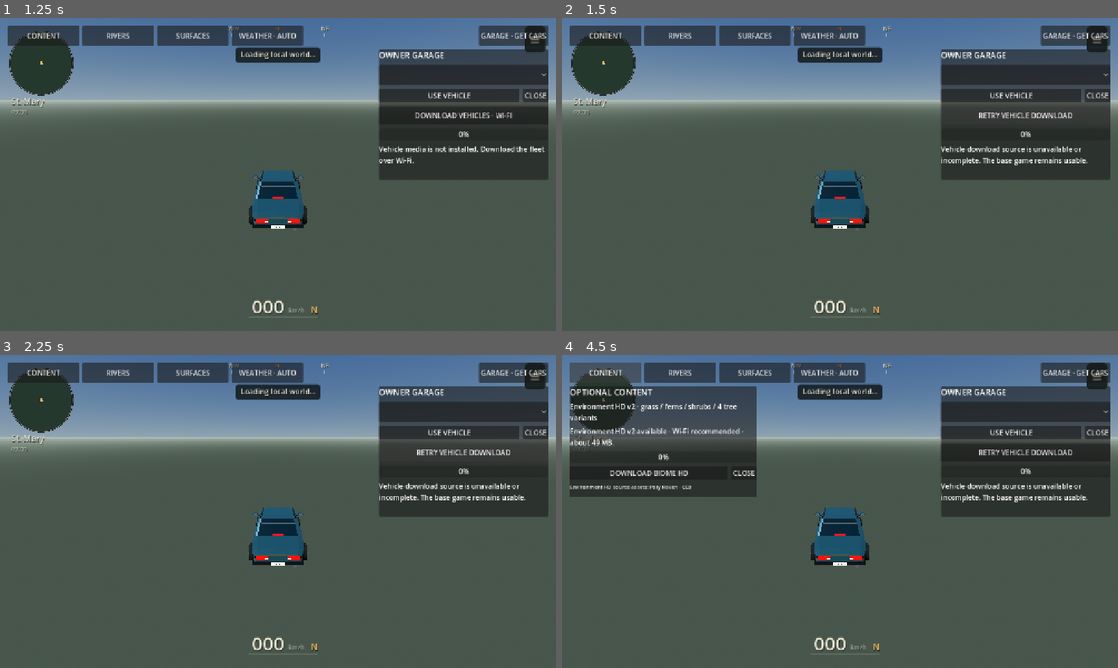
Above: before the commit, frames 1-4 (two rows, left to right).
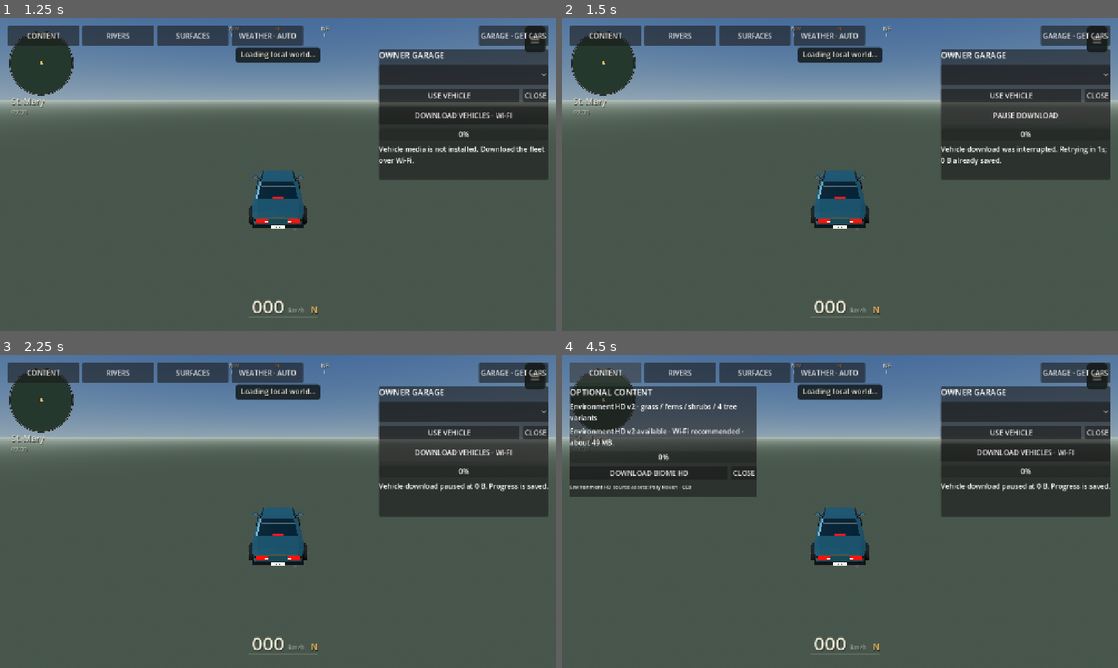
Above: after the commit, the same moments.

Repository: rell28194-rgb/yardman
Game: Godot game, scene res://main.tscn
Same seed, same stepped clock (60 frames per second), same inputs: the game is played once before the commit and once after it.
Inputs (mouse positions are in pixels of both pictures, inside the frame that each line leads up to):
- Up to frame 1 (1.25 s): tap Enter (ym_garage_confirm) at 0.5 s; move the mouse to (400, 158) at 0.52 s; hold Right (ui_right) from 0.53 s (still down); hold G (ym_garage) from 0.53 s (still down); click (400, 158) at 0.67 s
- Up to frame 2 (1.5 s): release Right (ui_right) at 1.25 s; release G (ym_garage) at 1.25 s; click "DOWNLOAD VEHICLES · WI-FI" at 1.25 s
- Up to frame 3 (2.25 s): click "RETRY VEHICLE DOWNLOAD" (after the commit: "PAUSE DOWNLOAD") at 2 s
- Up to frame 4 (4.5 s): click "RETRY VEHICLE DOWNLOAD" (after the commit: "DOWNLOAD VEHICLES · WI-FI") at 2.75 s; click "RETRY VEHICLE DOWNLOAD" (after the commit: "PAUSE DOWNLOAD") at 3.5 s; click "CONTENT" at 4.25 s

Frame 1 is identical in both runs. In frame 2, 0.7% of the frame differs, in the area x 68-98%, y 30-48%; in frame 3, 0.7%; in frame 4, 0.7%.

Commit message:
fix: make Fleet64 download resumable and response-safe

Diff:
--- a/godot/scripts/remote_fleet_runtime.gd
+++ b/godot/scripts/remote_fleet_runtime.gd
@@ -5,18 +5,28 @@
 signal progress_changed(downloaded_bytes: int, total_bytes: int)
 signal installed
 
-const PACK_URL := "https://www.dropbox.com/scl/fi/jv54iuqhthvejvuy6zezc/Yardman-Owner-Recovery-Private-Fleet-64-2026-10-19.zip?rlkey=80kgw28rol81hnia2xbikuspe&dl=1"
+const DEFAULT_PACK_URL := "https://www.dropbox.com/scl/fi/jv54iuqhthvejvuy6zezc/Yardman-Owner-Recovery-Private-Fleet-64-2026-10-19.zip?rlkey=80kgw28rol81hnia2xbikuspe&dl=1"
+const PACK_URL_SETTING := "yardman/content/fleet64_url"
 const PACK_SHA256 := "6b1130bcd9a6ab554c3134710b348050d1a03e40c6c3f16136fefbeda5c5e75b"
 const PACK_BYTES := 159594070
+const CHUNK_BYTES := 4 * 1024 * 1024
+const MAX_RETRIES := 5
 const ROOT := "user://yardman/fleet64/"
 const ARCHIVE_PATH := "user://yardman/fleet64-download.zip.part"
+const CHUNK_PATH := "user://yardman/fleet64-download.chunk"
 const MARKER_PATH := "user://yardman/fleet64-installed.json"
 const MANIFEST_PATH := ROOT + "manifest.json"
 
 var _http: HTTPRequest
+var _retry_timer: Timer
 var _state := "idle"
 var _message := "Vehicle pack not installed."
 var _last_progress_emit_msec: int = 0
+var _current_start: int = 0
+var _current_end: int = -1
+var _retry_count: int = 0
+var _request_active := false
+var _cancelled := false
 
 func _ready() -> void:
     process_mode = Node.PROCESS_MODE_ALWAYS
@@ -27,14 +37,24 @@
     _http.body_size_limit = -1
     _http.download_chunk_size = 262144
     _http.max_redirects = 8
-    _http.timeout = 0.0
+    _http.timeout = 45.0
     _http.request_completed.connect(_on_request_completed)
     add_child(_http)
+    _retry_timer = Timer.new()
+    _retry_timer.one_shot = true
+    _retry_timer.process_callback = Timer.TIMER_PROCESS_IDLE
+    _retry_timer.timeout.connect(_request_next_chunk)
+    add_child(_retry_timer)
     set_process(true)
+    _clean_stale_chunk()
     if is_installed():
         _set_state("installed", "64-vehicle pack installed.")
     else:
-        _set_state("idle", "Vehicle pack ready to download over Wi-Fi.")
+        var partial := _normalized_partial_bytes()
+        if partial > 0:
+            _set_state("idle", "Vehicle pack paused at %s. Tap download to resume." % _format_bytes(partial))
+        else:
+            _set_state("idle", "Vehicle pack ready to download over Wi-Fi.")
 
 func _process(_delta: float) -> void:
     if _state != "downloading" or _http == null:
@@ -43,14 +63,21 @@
     if now - _last_progress_emit_msec < 200:
         return
     _last_progress_emit_msec = now
-    var downloaded: int = maxi(int(_http.get_downloaded_bytes()), 0)
-    progress_changed.emit(mini(downloaded, PACK_BYTES), PACK_BYTES)
+    var base: int = _current_start if _request_active else _normalized_partial_bytes()
+    var inflight: int = maxi(int(_http.get_downloaded_bytes()), 0) if _request_active else 0
+    var expected: int = maxi(_current_end - _current_start + 1, 0)
+    if expected > 0:
+        inflight = mini(inflight, expected)
+    progress_changed.emit(mini(base + inflight, PACK_BYTES), PACK_BYTES)
 
 func get_state() -> String:
     return _state
 
 func get_message() -> String:
     return _message
+
+func get_downloaded_bytes() -> int:
+    return _normalized_partial_bytes()
 
 func is_installed() -> bool:
     if not FileAccess.file_exists(MARKER_PATH) or not FileAccess.file_exists(MANIFEST_PATH):
@@ -67,51 +94,152 @@
         return true
     if _state in ["downloading", "verifying", "installing"]:
         return false
-    if FileAccess.file_exists(ARCHIVE_PATH):
-        DirAccess.remove_absolute(ProjectSettings.globalize_path(ARCHIVE_PATH))
-    _http.download_file = ARCHIVE_PATH
-    _set_state("downloading", "Downloading vehicle pack… keep the game open and stay on Wi-Fi.")
-    progress_changed.emit(0, PACK_BYTES)
-    var err := _http.request(PACK_URL)
+    _cancelled = false
+    _retry_count = 0
+    _clean_stale_chunk()
+    var partial := _normalized_partial_bytes()
+    _set_state("downloading", "Downloading vehicle pack… %s of %s saved." % [_format_bytes(partial), _format_bytes(PACK_BYTES)])
+    progress_changed.emit(partial, PACK_BYTES)
+    call_deferred("_request_next_chunk")
+    return true
+
+func cancel_download() -> void:
+    if _state != "downloading":
+        return
+    _cancelled = true
+    _request_active = false
+    if _retry_timer != null:
+        _retry_timer.stop()
+    if _http != null:
+        _http.cancel_request()
+    _clean_stale_chunk()
+    var partial := _normalized_partial_bytes()
+    _set_state("idle", "Vehicle download paused at %s. Progress is saved." % _format_bytes(partial))
+    progress_changed.emit(partial, PACK_BYTES)
+
+func _request_next_chunk() -> void:
+    if _cancelled or _state != "downloading" or _request_active:
+        return
+    var partial := _normalized_partial_bytes()
+    if partial == PACK_BYTES:
+        _verify_and_install()
+        return
+    _current_start = partial
+    _current_end = mini(_current_start + CHUNK_BYTES - 1, PACK_BYTES - 1)
+    _clean_stale_chunk()
+    _http.download_file = CHUNK_PATH
+    var headers := PackedStringArray([
+        "Range: bytes=%d-%d" % [_current_start, _current_end],
+        "Accept: application/octet-stream, application/zip",
+        "Accept-Encoding: identity",
+        "Cache-Control: no-transform"
+    ])
+    _request_active = true
+    var err := _http.request(_pack_url(), headers, HTTPClient.METHOD_GET)
     if err != OK:
-        _set_state("error", "Could not start vehicle download (%s)." % error_string(err))
-        return false
-    return true
-
-func cancel_download() -> void:
-    if _state == "downloading" and _http != null:
-        _http.cancel_request()
-        _set_state("idle", "Vehicle download stopped. Tap download to restart.")
-
-func _on_request_completed(result: int, response_code: int, _headers: PackedStringArray, _body: PackedByteArray) -> void:
-    if result != HTTPRequest.RESULT_SUCCESS or response_code != 200:
-        _set_state("error", "Vehicle download source is unavailable or incomplete. The base game remains usable.")
-        return
-    if not FileAccess.file_exists(ARCHIVE_PATH):
-        _set_state("error", "Vehicle download finished without a file.")
-        return
-    var handle := FileAccess.open(ARCHIVE_PATH, FileAccess.READ)
-    var size: int = int(handle.get_length()) if handle != null else -1
+        _request_active = false
+        _schedule_retry("Could not start vehicle download (%s)." % error_string(err))
+
+func _on_request_completed(result: int, response_code: int, headers: PackedStringArray, _body: PackedByteArray) -> void:
+    _request_active = false
+    if _cancelled or _state != "downloading":
+        _clean_stale_chunk()
+        return
+    if result != HTTPRequest.RESULT_SUCCESS:
+        _schedule_retry("Vehicle download was interrupted.")
+        return
+    if response_code in [408, 425, 429, 500, 502, 503, 504]:
+        _schedule_retry("Vehicle source returned HTTP %d." % response_code)
+        return
+    if response_code not in [200, 206]:
+        _clean_stale_chunk()
+        _set_state("error", "Vehicle source rejected the request (HTTP %d). Saved progress was kept." % response_code)
+        return
+
+    var content_type := _header_value(headers, "content-type").to_lower()
+    if content_type.contains("text/html") or content_type.contains("text/plain") or content_type.contains("application/json") or content_type.contains("xml"):
+        _clean_stale_chunk()
+        _set_state("error", "Vehicle source returned a webpage/error instead of the pack. Saved progress was kept.")
+        return
+    if not FileAccess.file_exists(CHUNK_PATH):
+        _schedule_retry("Vehicle source returned no downloadable data.")
+        return
+
+    var chunk_size := _file_size(CHUNK_PATH)
+    var expected_size := _current_end - _current_start + 1
+    if response_code == 206:
+        var content_range := _header_value(headers, "content-range").to_lower()
+        var expected_prefix := "bytes %d-%d/" % [_current_start, _current_end]
+        if content_range.is_empty() or not content_range.begins_with(expected_prefix) or not content_range.ends_with("/%d" % PACK_BYTES):
+            _clean_stale_chunk()
+            _set_state("error", "Vehicle source returned an invalid byte range. Saved progress was kept.")
+            return
+        if chunk_size != expected_size:
+            _schedule_retry("Vehicle chunk was incomplete (%d / %d bytes)." % [maxi(chunk_size, 0), expected_size])
+            return
+    else:
+        # A server may ignore Range only for the first request. Accept that path
+        # solely when it returned the complete, exact pack in one response.
+        if _current_start != 0 or chunk_size != PACK_BYTES:
+            _clean_stale_chunk()
+            _set_state("error", "Vehicle source ignored resumable byte ranges or returned incomplete data (%d bytes)." % maxi(chunk_size, 0))
+            return
+
+    if not _append_chunk(CHUNK_PATH):
+        _clean_stale_chunk()
+        _set_state("error", "Could not save downloaded vehicle data. Check free storage.")
+        return
+    _clean_stale_chunk()
+    _retry_count = 0
+    var saved := _normalized_partial_bytes()
+    progress_changed.emit(saved, PACK_BYTES)
+    if saved == PACK_BYTES:
+        _verify_and_install()
+    else:
+        _set_state("downloading", "Downloading vehicle pack… %s of %s saved." % [_format_bytes(saved), _format_bytes(PACK_BYTES)])
+        call_deferred("_request_next_chunk")
+
+func _schedule_retry(reason: String) -> void:
+    _request_active = false
+    _clean_stale_chunk()
+    if _cancelled or _state != "downloading":
+        return
+    _retry_count += 1
+    if _retry_count > MAX_RETRIES:
+        var saved := _normalized_partial_bytes()
+        _set_state("error", "%s Download paused at %s; tap retry to resume." % [reason, _format_bytes(saved)])
+        progress_changed.emit(saved, PACK_BYTES)
+        return
+    var delay := minf(pow(2.0, float(_retry_count - 1)), 30.0)
+    var saved := _normalized_partial_bytes()
+    _set_state("downloading", "%s Retrying in %.0fs; %s already saved." % [reason, delay, _format_bytes(saved)])
+    _retry_timer.start(delay)
+
+func _verify_and_install() -> void:
+    if _state not in ["downloading", "verifying"]:
+        return
+    var size := _file_size(ARCHIVE_PATH)
     if size != PACK_BYTES:
-        DirAccess.remove_absolute(ProjectSettings.globalize_path(ARCHIVE_PATH))
-        _set_state("error", "Vehicle download is incomplete (%d / %d bytes)." % [maxi(size, 0), PACK_BYTES])
+        _set_state("error", "Vehicle download is incomplete (%d / %d bytes). Saved progress was kept." % [maxi(size, 0), PACK_BYTES])
         return
     _set_state("verifying", "Verifying vehicle pack…")
+    progress_changed.emit(PACK_BYTES, PACK_BYTES)
     var digest := FileAccess.get_sha256(ARCHIVE_PATH).to_lower()
     if digest != PACK_SHA256:
-        DirAccess.remove_absolute(ProjectSettings.globalize_path(ARCHIVE_PATH))
-        _set_state("error", "Vehicle pack verification failed. The bad download was discarded.")
+        _remove_file(ARCHIVE_PATH)
+        _set_state("error", "Vehicle pack verification failed. Corrupt bytes were discarded; retry starts clean.")
+        progress_changed.emit(0, PACK_BYTES)
         return
     _set_state("installing", "Installing vehicles…")
     if not _extract_archive():
-        _set_state("error", "Vehicle pack could not be installed.")
+        _set_state("error", "Vehicle pack could not be installed. Verified archive was kept for retry.")
         return
     if not FileAccess.file_exists(MANIFEST_PATH):
-        _set_state("error", "Vehicle pack manifest is missing after install.")
+        _set_state("error", "Vehicle pack manifest is missing after install. Verified archive was kept.")
         return
     var marker_file := FileAccess.open(MARKER_PATH, FileAccess.WRITE)
     if marker_file == null:
-        _set_state("error", "Could not save vehicle installation state.")
+        _set_state("error", "Could not save vehicle installation state. Verified archive was kept.")
         return
     marker_file.store_string(JSON.stringify({
         "pack_sha256": PACK_SHA256,
@@ -119,10 +247,45 @@
         "installed_at_unix": int(Time.get_unix_time_from_system())
     }))
     marker_file.close()
-    DirAccess.remove_absolute(ProjectSettings.globalize_path(ARCHIVE_PATH))
+    _remove_file(ARCHIVE_PATH)
     _set_state("installed", "64-vehicle pack installed.")
     progress_changed.emit(PACK_BYTES, PACK_BYTES)
     installed.emit()
+
+func _normalized_partial_bytes() -> int:
+    if not FileAccess.file_exists(ARCHIVE_PATH):
+        return 0
+    var size := _file_size(ARCHIVE_PATH)
+    if size < 0 or size > PACK_BYTES:
+        _remove_file(ARCHIVE_PATH)
+        return 0
+    if size == PACK_BYTES:
+        return size
+    # Only complete chunks are committed to the archive. Any non-aligned
+    # partial came from the legacy one-shot downloader or an interrupted write.
+    if size % CHUNK_BYTES != 0:
+        _remove_file(ARCHIVE_PATH)
+        return 0
+    return size
+
+func _append_chunk(path: String) -> bool:
+    var source := FileAccess.open(path, FileAccess.READ)
+    if source == null:
+        return false
+    var bytes := source.get_buffer(source.get_length())
+    source.close()
+    var target: FileAccess
+    if FileAccess.file_exists(ARCHIVE_PATH):
+        target = FileAccess.open(ARCHIVE_PATH, FileAccess.READ_WRITE)
+        if target != null:
+            target.seek_end()
+    else:
+        target = FileAccess.open(ARCHIVE_PATH, FileAccess.WRITE)
+    if target == null:
+        return false
+    target.store_buffer(bytes)
+    target.close()
+    return true
 
 func _extract_archive() -> bool:
     var reader := ZIPReader.new()
@@ -150,6 +313,41 @@
     reader.close()
     return true
 
+func _pack_url() -> String:
+    var configured := str(ProjectSettings.get_setting(PACK_URL_SETTING, DEFAULT_PACK_URL)).strip_edges()
+    return configured if not configured.is_empty() else DEFAULT_PACK_URL
+
+func _header_value(headers: PackedStringArray, key: String) -> String:
+    var prefix := key.to_lower() + ":"
+    for header in headers:
+        var lowered := header.to_lower()
+        if lowered.begins_with(prefix):
+            return header.substr(prefix.length()).strip_edges()
+    return ""
+
+func _file_size(path: String) -> int:
+    var handle := FileAccess.open(path, FileAccess.READ)
+    if handle == null:
+        return -1
+    var size := int(handle.get_length())
+    handle.close()
+    return size
+
+func _clean_stale_chunk() -> void:
+    _remove_file(CHUNK_PATH)
+
+func _remove_file(path: String) -> void:
+    if FileAccess.file_exists(path):
+        DirAccess.remove_absolute(ProjectSettings.globalize_path(path))
+
+func _format_bytes(value: int) -> String:
+    var amount := float(maxi(value, 0))
+    if amount >= 1024.0 * 1024.0:
+        return "%.1f MB" % (amount / (1024.0 * 1024.0))
+    if amount >= 1024.0:
+        return "%.1f KB" % (amount / 1024.0)
+    return "%d B" % int(amount)
+
 func _set_state(value: String, message: String) -> void:
     _state = value
     _message = message
